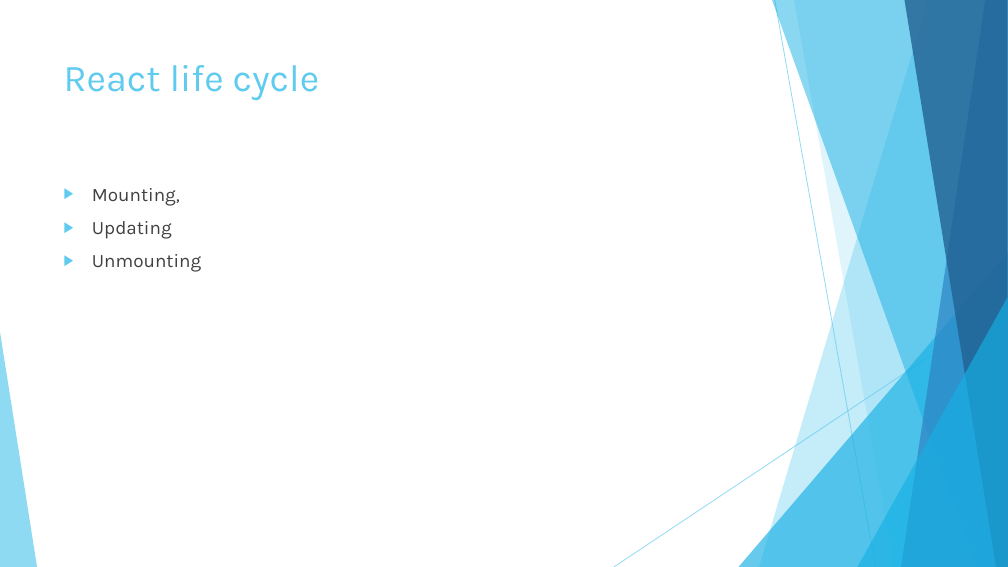
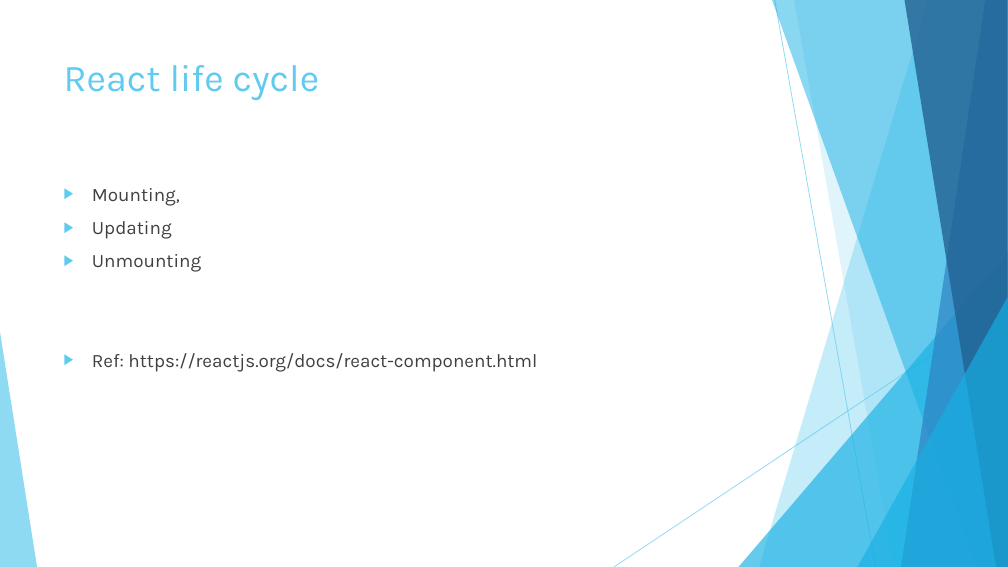
Before and after one commit to suhayb93/ReactCourseTraining, a slide deck: slide 17 of Presentation1.pptx. Drawn at 1008x567 pixels with LibreOffice and Linux fonts; fonts in the diff are those of the drawing. Boxes give left, top, right and bottom in pixels: in the first picture for what was removed or moved away, otherwise in the second. Text is boxed around its words. In the diff, an @@ line names an element or a change of style, - is before the commit and + after.

```diff
--- a/Presentation1.pptx
+++ b/Presentation1.pptx
@@ text at (x1=92, y1=353, x2=537, y2=372): paragraph added @@
+▶ Ref: https://reactjs.org/docs/react-component.html
```
Also in this commit, not shown: 1 other slide changed, 1 slide added, 19 other files.
